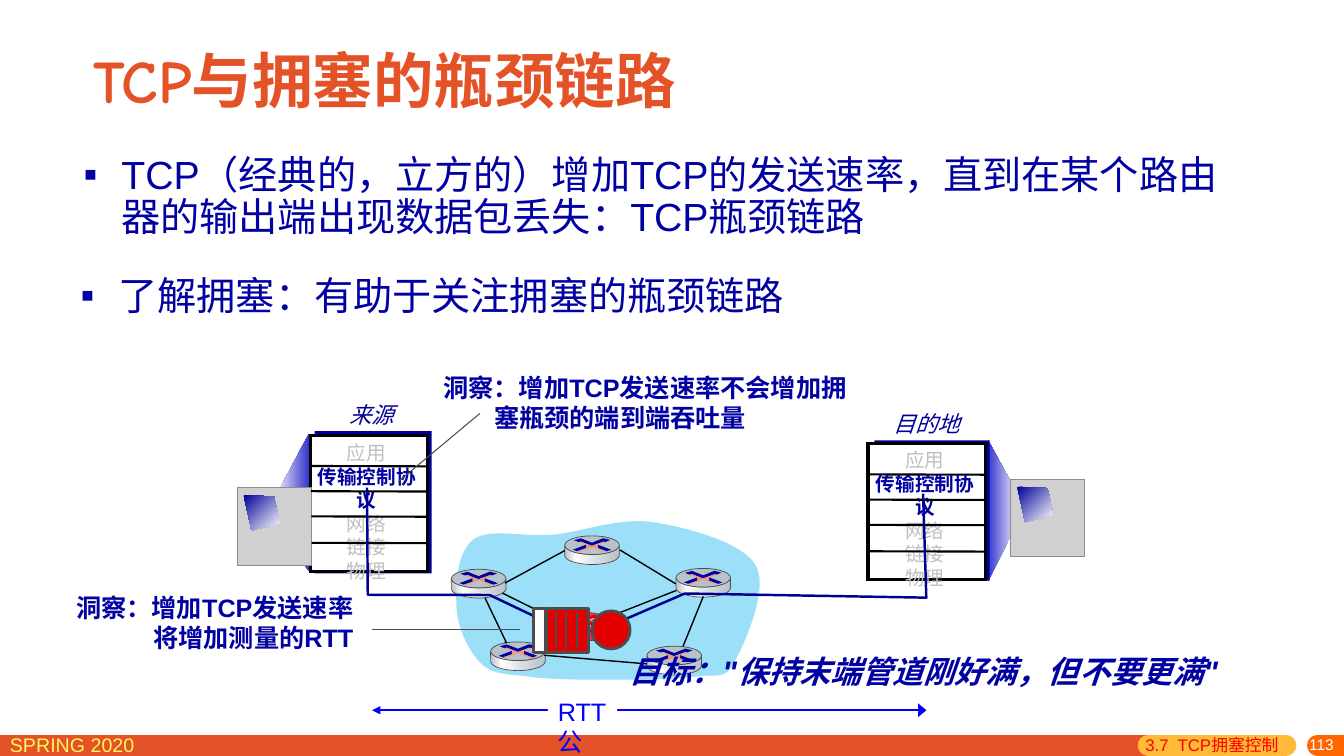
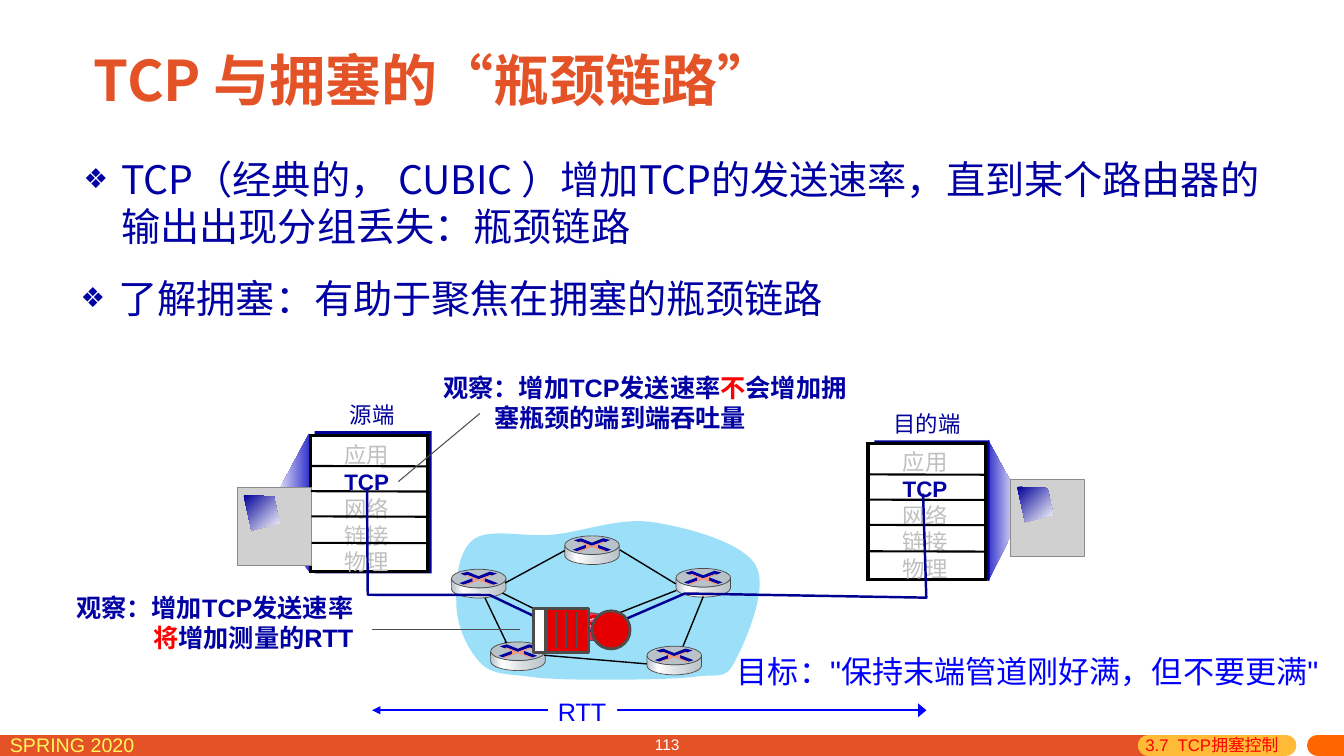
Before and after one commit to network-distributed/presentations, a slide deck: slide 113 of chapter3_cn.pptx. Drawn at 1344x756 pixels with LibreOffice and Linux fonts; fonts in the diff are those of the drawing; grey boxes stand for pictures. Boxes give left, top, right and bottom in pixels: in the first picture for what was removed or moved away, otherwise in the second. Text is boxed around its words. In the diff, an @@ line names an element or a change of style, - is before the commit and + after.

```diff
--- a/chapter3_cn.pptx
+++ b/chapter3_cn.pptx
@@ title removed at box(94, 51, 676, 109) @@
-TCP与拥塞的瓶颈链路
@@ title added at box(94, 53, 773, 106), 40 pt, text #E45327, bold @@
+TCP 与拥塞的“瓶颈链路”
@@ text at box(121, 160, 1260, 244): text changed; font Arial to Noto Sans CJK SC @@
-▪ TCP（经典的，立方的）增加TCP的发送速率，直到在某个路由器的输出端出现数据包丢失：TCP瓶颈链路
+❖ TCP（经典的， CUBIC ）增加TCP的发送速率，直到某个路由器的输出出现分组丢失：瓶颈链路
@@ text at box(118, 280, 823, 317): text changed; font Arial to Noto Sans CJK SC @@
-▪ 了解拥塞：有助于关注拥塞的瓶颈链路
+❖ 了解拥塞：有助于聚焦在拥塞的瓶颈链路
@@ text at box(443, 375, 846, 400): text changed @@
-洞察：增加TCP发送速率不会增加拥塞瓶颈的端到端吞吐量
+观察：增加TCP发送速率不会增加拥塞瓶颈的端到端吞吐量
@@ text at box(350, 404, 395, 425): text changed; italic off @@
-来源
+源端
@@ text at box(893, 413, 960, 434): text changed; italic off @@
-目的地
+目的端
@@ text at box(344, 444, 389, 576): size 14 to 16 pt in "应用", "网络", "链接", "物理" @@
@@ text at box(344, 474, 389, 495): text changed; size 14 to 16 pt @@
-传输控制协议
+TCP
@@ text at box(903, 451, 948, 583): size 14 to 16 pt in "应用", "网络", "链接", "物理" @@
@@ text at box(903, 481, 948, 502): text changed; size 14 to 16 pt @@
-传输控制协议
+TCP
@@ text at box(76, 595, 353, 620): text changed @@
-洞察：增加TCP发送速率将增加测量的RTT
+观察：增加TCP发送速率将增加测量的RTT
@@ text "目标："保持末端管道刚好满，但不要更满"": place and size @@
-text "目标："保持末端管道刚好满，但不要更满"" at box(629, 650, 1203, 693)
+text "目标："保持末端管道刚好满，但不要更满"" at box(737, 652, 1319, 686)
@@ text "目标："保持末端管道刚好满，但不要更满"" at box(737, 652, 1319, 686): text colour #0000A3 to #0000FF, bold off, italic off; alignment left to centre @@
@@ page number added at box(655, 739, 680, 750), 11 pt, text #FFFFFF @@
+113
@@ page number rewrapped from box(1309, 737, 1334, 753) to box(1100, 754, 1344, 756) @@
```
Also in this commit, not shown: 123 other slides changed, 1 slide removed, 1 other file.
